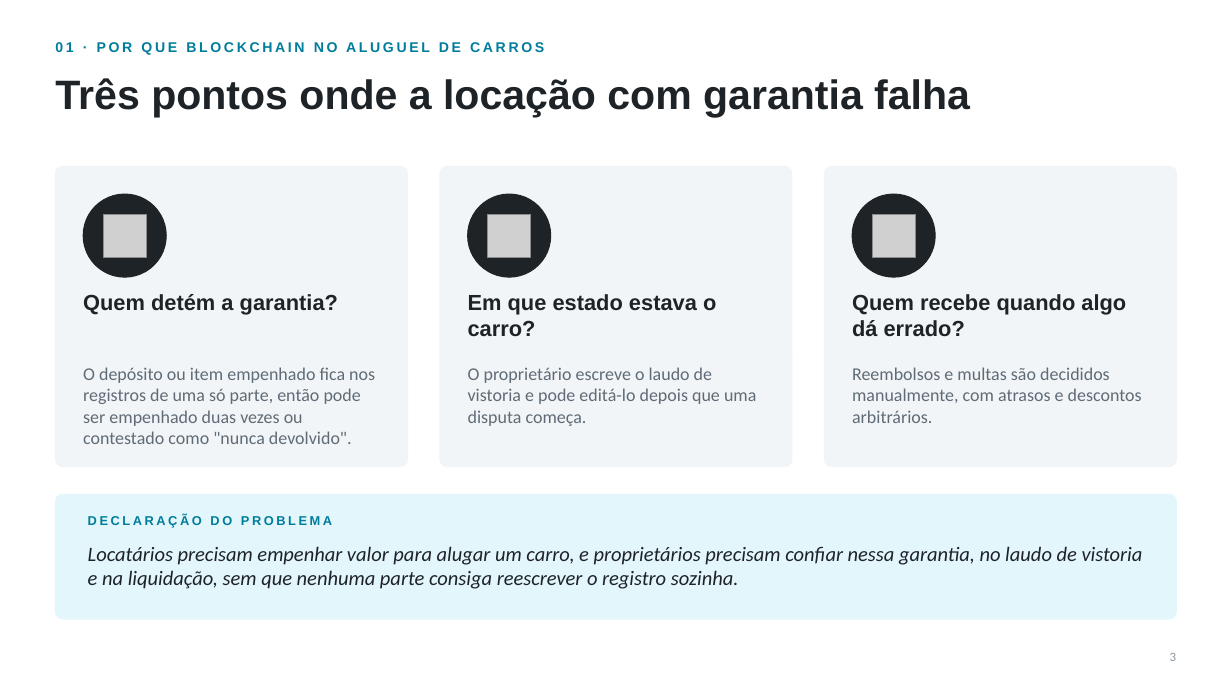
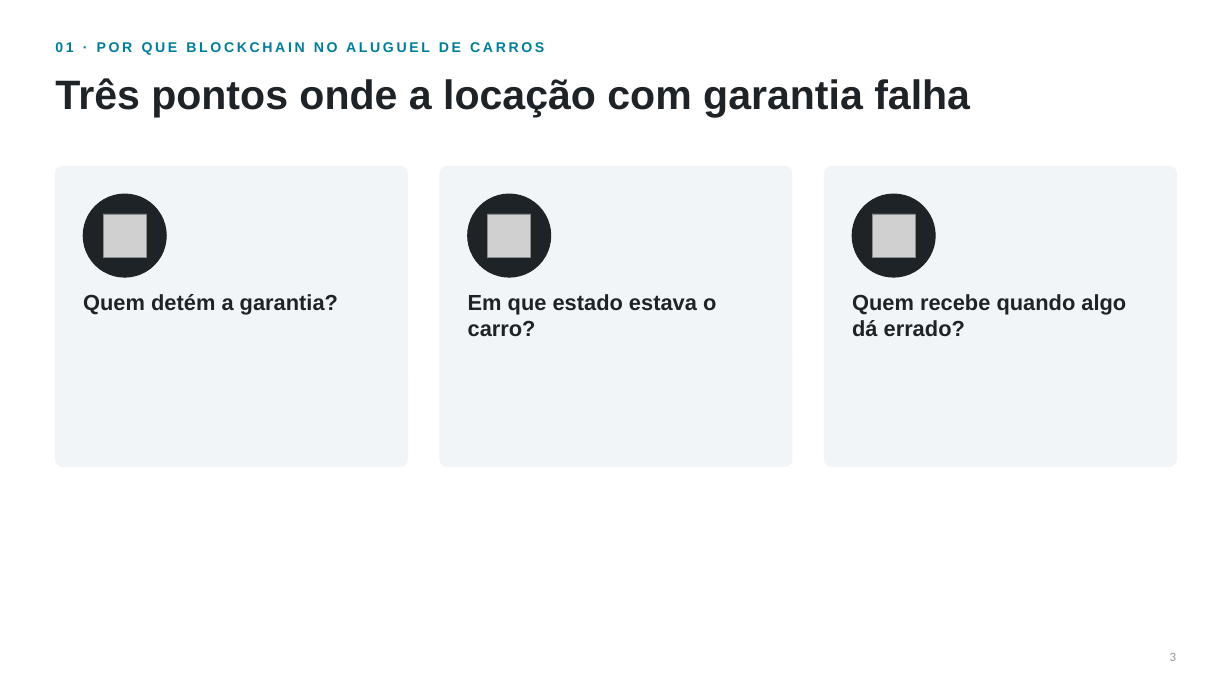
Before and after one commit to bergsantana/blockchain-tokenization, a slide deck: slide 3 of car-rental-blockchain-pt-br.pptx. Drawn at 1232x693 pixels with LibreOffice and Linux fonts; fonts in the diff are those of the drawing; grey boxes stand for pictures. Boxes give left, top, right and bottom in pixels: in the first picture for what was removed or moved away, otherwise in the second. Text is boxed around its words. In the diff, an @@ line names an element or a change of style, - is before the commit and + after.

```diff
--- a/car-rental-blockchain-pt-br.pptx
+++ b/car-rental-blockchain-pt-br.pptx
@@ text removed at (x1=83, y1=367, x2=375, y2=444) @@
-O depósito ou item empenhado fica nos registros de uma só parte, então pode ser empenhado duas vezes ou contestado como "nunca devolvido".
@@ text removed at (x1=468, y1=367, x2=756, y2=426) @@
-O proprietário escreve o laudo de vistoria e pode editá-lo depois que uma disputa começa.
@@ text removed at (x1=852, y1=367, x2=1142, y2=423) @@
-Reembolsos e multas são decididos manualmente, com atrasos e descontos arbitrários.
@@ rounded rectangle removed at (x1=55, y1=494, x2=1177, y2=619) @@
@@ text removed at (x1=88, y1=515, x2=332, y2=528) @@
-DECLARAÇÃO DO PROBLEMA
@@ text removed at (x1=88, y1=546, x2=1143, y2=589) @@
-Locatários precisam empenhar valor para alugar um carro, e proprietários precisam confiar nessa garantia, no laudo de vistoria e na liquidação, sem que nenhuma parte consiga reescrever o registro sozinha.
```
Also in this commit, not shown: 7 other slides changed, 2 other files.
